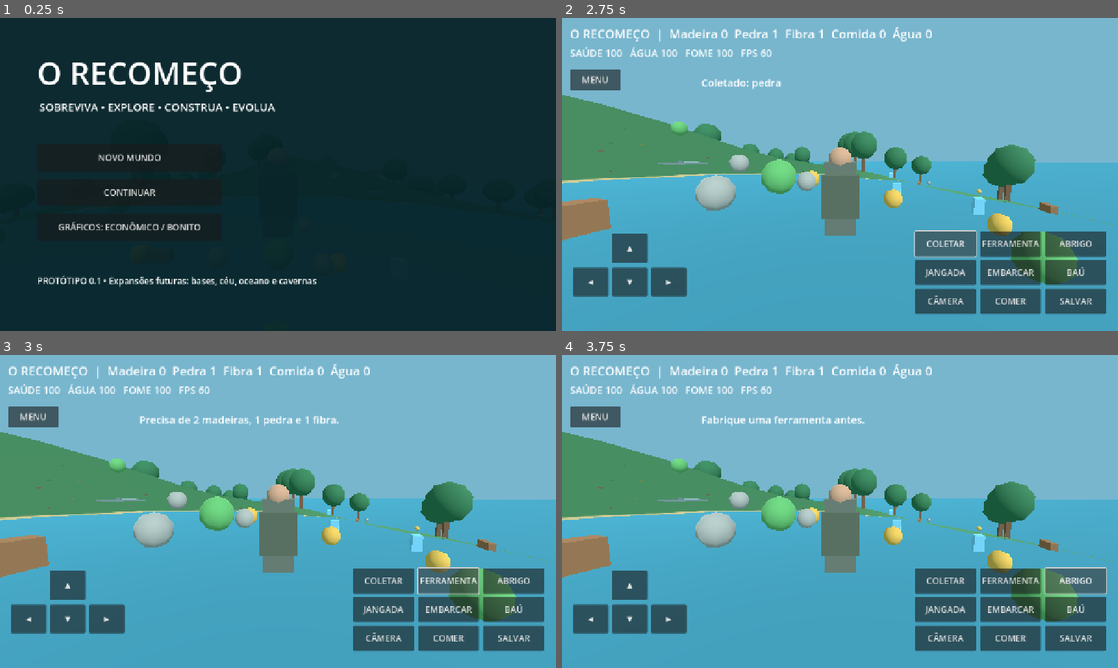
Above: before the commit, frames 1-4 (two rows, left to right).
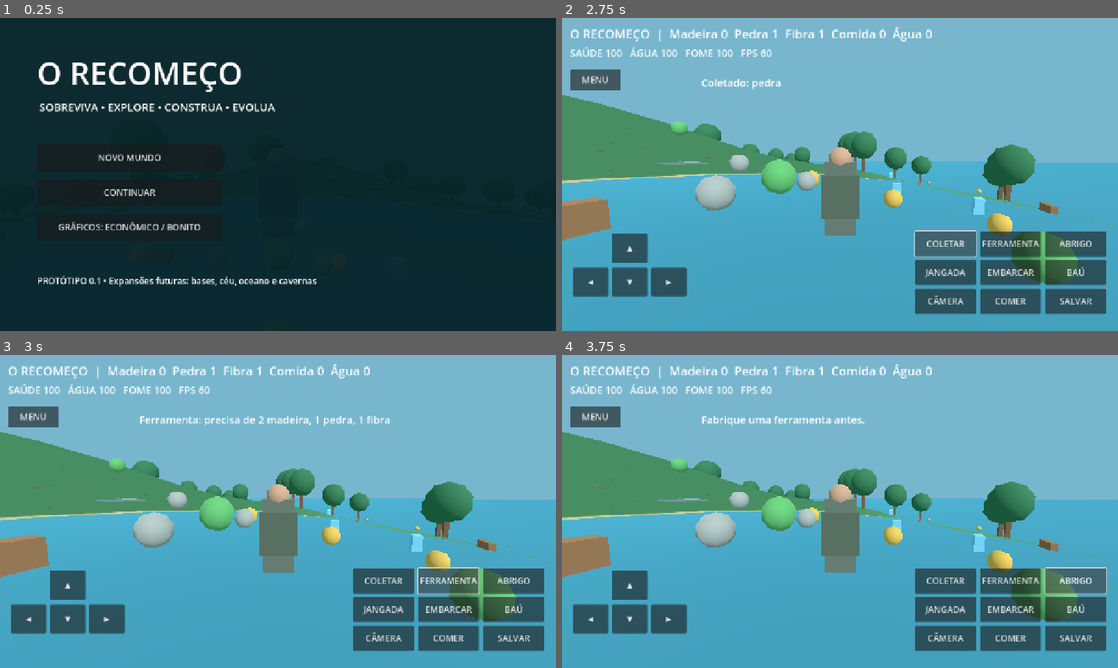
Above: after the commit, the same moments.

Repository: ronaldweker-prog/game
Game: Godot game, scene res://scenes/main.tscn
Same seed, same stepped clock (60 frames per second), same inputs: the game is played once before the commit and once after it.
Inputs (mouse positions are in pixels of both pictures, inside the frame that each line leads up to):
- Up to frame 1 (0.25 s): no input
- Up to frame 2 (2.75 s): click "NOVO MUNDO" at 0.5 s; tap Enter at 1.25 s; move the mouse to (867, 174) at 1.27 s; hold W 1.28-2 s; tap E at 1.35 s; tap Space at 1.52 s; click "COLETAR" at 2 s
- Up to frame 3 (3 s): click "FERRAMENTA" at 2.75 s
- Up to frame 4 (3.75 s): click "ABRIGO" at 3.5 s

Frames 1-2 are identical in both runs. In frame 3, 0.6% of the frame differs, in the area x 25-71%, y 19-23%; in frame 4, nothing differs.

Commit message:
Ligar configuracoes de gameplay, controles, receitas e FPS a arquivo editavel por chat

Diff:
--- a/scripts/Main.gd
+++ b/scripts/Main.gd
@@ -3,6 +3,8 @@
 # O RECOMEÇO — protótipo 0.1. Código concentrado para permitir o primeiro build Android.
 # Expansões (bases, criaturas, NPCs, céu e subterrâneo) ainda não implementadas.
 const SAVE := "user://save.json"
+const CONFIG_PATH := "res://config/gameplay.json"
+var game_config: Dictionary = {}
 var playing := false
 var player: CharacterBody3D
 var body: MeshInstance3D
@@ -36,8 +38,36 @@
 var world_root: Node3D
 var icon_materials := {}
 
+func setting(section: String, key: String, fallback: Variant) -> Variant:
+	var group: Variant = game_config.get(section, {})
+	if group is Dictionary:
+		return group.get(key, fallback)
+	return fallback
+
+func recipe(name: String, fallback: Dictionary) -> Dictionary:
+	var recipes: Variant = game_config.get("recipes", {})
+	if recipes is Dictionary:
+		var result: Variant = recipes.get(name, fallback)
+		if result is Dictionary:
+			return result
+	return fallback
+
+func cost_text(cost: Dictionary) -> String:
+	var parts: Array[String] = []
+	for kind in cost:
+		parts.append("%d %s" % [int(cost[kind]), String(kind)])
+	return ", ".join(parts)
+
+func _load_game_config() -> void:
+	if not FileAccess.file_exists(CONFIG_PATH):
+		return
+	var parsed: Variant = JSON.parse_string(FileAccess.get_file_as_string(CONFIG_PATH))
+	if parsed is Dictionary:
+		game_config = parsed
+
 func _ready() -> void:
-	Engine.max_fps = 30
+	_load_game_config()
+	Engine.max_fps = int(setting("visuals", "mobile_fps", 30))
 	world_root = Node3D.new()
 	world_root.name = "Mundo"
 	add_child(world_root)
@@ -131,7 +161,7 @@
 	var plane := PlaneMesh.new()
 	plane.size = Vector2(420,420)
 	water.mesh = plane
-	water.position.y = -1.2
+	water.position.y = float(setting("world", "ocean_level", -1.2))
 	var watmat := _mat(Color("237f9a"))
 	watmat.transparency = BaseMaterial3D.TRANSPARENCY_ALPHA
 	watmat.albedo_color.a = 0.75
@@ -139,7 +169,7 @@
 	world_root.add_child(water)
 	var rng := RandomNumberGenerator.new()
 	rng.seed = 8675309
-	for i in range(85):
+	for i in range(int(setting("world", "tree_count", 85))):
 		var x := rng.randf_range(-53,53)
 		var z := rng.randf_range(-53,53)
 		if Vector2(x,z).length() > 61 or (absf(x) < 9 and z > 12 and z < 31):
@@ -166,7 +196,7 @@
 	var rng := RandomNumberGenerator.new()
 	rng.seed = 333
 	var kinds := ["madeira","pedra","fibra","comida","agua"]
-	for i in range(80):
+	for i in range(int(setting("world", "pickup_count", 80))):
 		if gathered.has(i):
 			continue
 		var x := rng.randf_range(-38.0,38.0)
@@ -211,7 +241,7 @@
 	player.add_child(pivot)
 	cam = Camera3D.new()
 	cam.fov = 75
-	cam.far = 175
+	cam.far = float(setting("visuals", "camera_far", 175))
 	cam.position = Vector3(0,0,4.8)
 	pivot.add_child(cam)
 	cam.current = true
@@ -322,8 +352,8 @@
 				stats = Vector3(float(bars[0]),float(bars[1]),float(bars[2]))
 			time_of_day = float(d.get("time",0.0))
 			quality = int(d.get("quality",0))
-			get_viewport().scaling_3d_scale = [0.70,0.83,1.0][clampi(quality,0,2)]
-			Engine.max_fps = 30 if quality == 0 else 45
+			get_viewport().scaling_3d_scale = float(setting("visuals", "quality_scales", [0.70,0.83,1.0])[clampi(quality,0,2)])
+			Engine.max_fps = int(setting("visuals", "mobile_fps", 30)) if quality == 0 else int(setting("visuals", "balanced_fps", 45))
 			first_person = bool(d.get("first_person",false))
 			cam.position = Vector3.ZERO if first_person else Vector3(0,0,4.8)
 			player_visuals.visible = not first_person
@@ -358,9 +388,9 @@
 
 func _change_quality() -> void:
 	quality = (quality + 1) % 3
-	var levels := [0.70,0.83,1.0]
-	get_viewport().scaling_3d_scale = levels[quality]
-	Engine.max_fps = 30 if quality == 0 else 45
+	var levels: Array = setting("visuals", "quality_scales", [0.70, 0.83, 1.0])
+	get_viewport().scaling_3d_scale = float(levels[quality])
+	Engine.max_fps = int(setting("visuals", "mobile_fps", 30)) if quality == 0 else int(setting("visuals", "balanced_fps", 45))
 	_notice("Qualidade: " + ["Econômica","Equilibrada","Bonita"][quality])
 
 func _action(kind: String) -> void:
@@ -385,7 +415,7 @@
 		"save": _save()
 
 func _collect() -> void:
-	var nearest := 4.0
+	var nearest := float(setting("balance", "collect_radius", 4.0))
 	var selected := {}
 	for r in pickups:
 		var p: Vector3 = r["node"].global_position
@@ -414,11 +444,11 @@
 func _craft() -> void:
 	if has_tool:
 		_notice("Ferramenta já fabricada.")
-	elif _pay({"madeira":2,"pedra":1,"fibra":1}):
+	elif _pay(recipe("tool", {"madeira":2,"pedra":1,"fibra":1})):
 		has_tool = true
 		_notice("Ferramenta pronta!")
 	else:
-		_notice("Precisa de 2 madeiras, 1 pedra e 1 fibra.")
+		_notice("Ferramenta: precisa de " + cost_text(recipe("tool", {"madeira":2,"pedra":1,"fibra":1})))
 
 func _place_hut(pos: Vector3) -> void:
 	var hut := Node3D.new()
@@ -434,12 +464,12 @@
 func _shelter() -> void:
 	if not has_tool:
 		_notice("Fabrique uma ferramenta antes.")
-	elif _pay({"madeira":5,"fibra":3}):
+	elif _pay(recipe("shelter", {"madeira":5,"fibra":3})):
 		var p := player.position + player.transform.basis * Vector3(0,0,-5)
 		_place_hut(Vector3(p.x,_height(p.x,p.z),p.z))
 		_notice("Abrigo construído.")
 	else:
-		_notice("Abrigo: 5 madeiras + 3 fibras.")
+		_notice("Abrigo: precisa de " + cost_text(recipe("shelter", {"madeira":5,"fibra":3})))
 
 func _place_raft() -> void:
 	raft = Node3D.new()
@@ -454,11 +484,11 @@
 		_notice("A jangada já foi construída.")
 	elif not has_tool:
 		_notice("Precisa fabricar a ferramenta.")
-	elif _pay({"madeira":6,"fibra":4}):
+	elif _pay(recipe("raft", {"madeira":6,"fibra":4})):
 		_place_raft()
 		_notice("Jangada construída na costa sul.")
 	else:
-		_notice("Jangada: 6 madeiras + 4 fibras.")
+		_notice("Jangada: precisa de " + cost_text(recipe("raft", {"madeira":6,"fibra":4})))
 
 func _board() -> void:
 	if not is_instance_valid(raft):
@@ -482,11 +512,11 @@
 		_notice("Construa a jangada primeiro.")
 	elif raft_chest:
 		_notice("Baú já instalado.")
-	elif _pay({"madeira":2,"fibra":1}):
+	elif _pay(recipe("chest", {"madeira":2,"fibra":1})):
 		_install_chest()
 		_notice("Baú instalado!")
 	else:
-		_notice("Baú: 2 madeiras + 1 fibra.")
+		_notice("Baú: precisa de " + cost_text(recipe("chest", {"madeira":2,"fibra":1})))
 
 func _save(silent: bool = false) -> void:
 	if not playing:
@@ -508,11 +538,11 @@
 	if not playing:
 		return
 	time_of_day += delta
-	sun.rotation.x = -0.7 + sin(time_of_day * 0.025) * 0.38
-	stats.y = maxf(0,stats.y - delta * 0.027)
-	stats.z = maxf(0,stats.z - delta * 0.020)
+	sun.rotation.x = -0.7 + sin(time_of_day * float(setting("world", "day_cycle_speed", 0.025))) * 0.38
+	stats.y = maxf(0,stats.y - delta * float(setting("balance", "hydration_loss_per_second", 0.027)))
+	stats.z = maxf(0,stats.z - delta * float(setting("balance", "hunger_loss_per_second", 0.020)))
 	if stats.y <= 0 or stats.z <= 0:
-		stats.x = maxf(1.0,stats.x - delta * 0.1)
+		stats.x = maxf(1.0,stats.x - delta * float(setting("balance", "low_resources_health_loss", 0.1)))
 	status.text = "SAÚDE %.0f   ÁGUA %.0f   FOME %.0f   FPS %d" % [stats.x,stats.y,stats.z,Engine.get_frames_per_second()]
 	info.text = "O RECOMEÇO  |  Madeira %d  Pedra %d  Fibra %d  Comida %d  Água %d" % [items["madeira"],items["pedra"],items["fibra"],items["comida"],items["agua"]]
 	autosave += delta
@@ -530,13 +560,13 @@
 	if held["back"] or Input.is_key_pressed(KEY_S) or Input.is_key_pressed(KEY_DOWN): move.y -= 1
 	var dir := (player.transform.basis * Vector3(move.x,0,-move.y)).normalized()
 	if aboard and is_instance_valid(raft):
-		raft.position += dir * delta * 4
+		raft.position += dir * delta * float(setting("balance", "raft_speed", 4.0))
 		raft.position.y = -1.0
 		player.position = raft.position + Vector3(0,1.4,0)
 		player.velocity = Vector3.ZERO
 		return
-	player.velocity.x = dir.x * 5.0
-	player.velocity.z = dir.z * 5.0
+	player.velocity.x = dir.x * float(setting("balance", "player_walk_speed", 5.0))
+	player.velocity.z = dir.z * float(setting("balance", "player_walk_speed", 5.0))
 	if player.is_on_floor():
 		player.velocity.y = 5.0 if Input.is_key_pressed(KEY_SPACE) else -0.3
 	else:
@@ -549,16 +579,16 @@
 	if not playing:
 		return
 	if event is InputEventMouseMotion and Input.mouse_mode == Input.MOUSE_MODE_CAPTURED:
-		player.rotation.y -= event.relative.x * 0.003
-		pivot.rotation.x = clampf(pivot.rotation.x - event.relative.y * 0.003,-1.1,1.0)
+		player.rotation.y -= event.relative.x * float(setting("visuals", "mouse_sensitivity", 0.003))
+		pivot.rotation.x = clampf(pivot.rotation.x - event.relative.y * float(setting("visuals", "mouse_sensitivity", 0.003)),-1.1,1.0)
 	if event is InputEventScreenTouch:
 		if event.pressed and event.position.x > 420 and mobile_look < 0:
 			mobile_look = event.index
 		elif not event.pressed and event.index == mobile_look:
 			mobile_look = -1
 	if event is InputEventScreenDrag and event.index == mobile_look:
-		player.rotation.y -= event.relative.x * 0.004
-		pivot.rotation.x = clampf(pivot.rotation.x - event.relative.y * 0.004,-1.1,1.0)
+		player.rotation.y -= event.relative.x * float(setting("visuals", "touch_sensitivity", 0.004))
+		pivot.rotation.x = clampf(pivot.rotation.x - event.relative.y * float(setting("visuals", "touch_sensitivity", 0.004)),-1.1,1.0)
 	if event is InputEventKey and event.pressed and not event.echo:
 		match event.keycode:
 			KEY_E: _action("collect")
